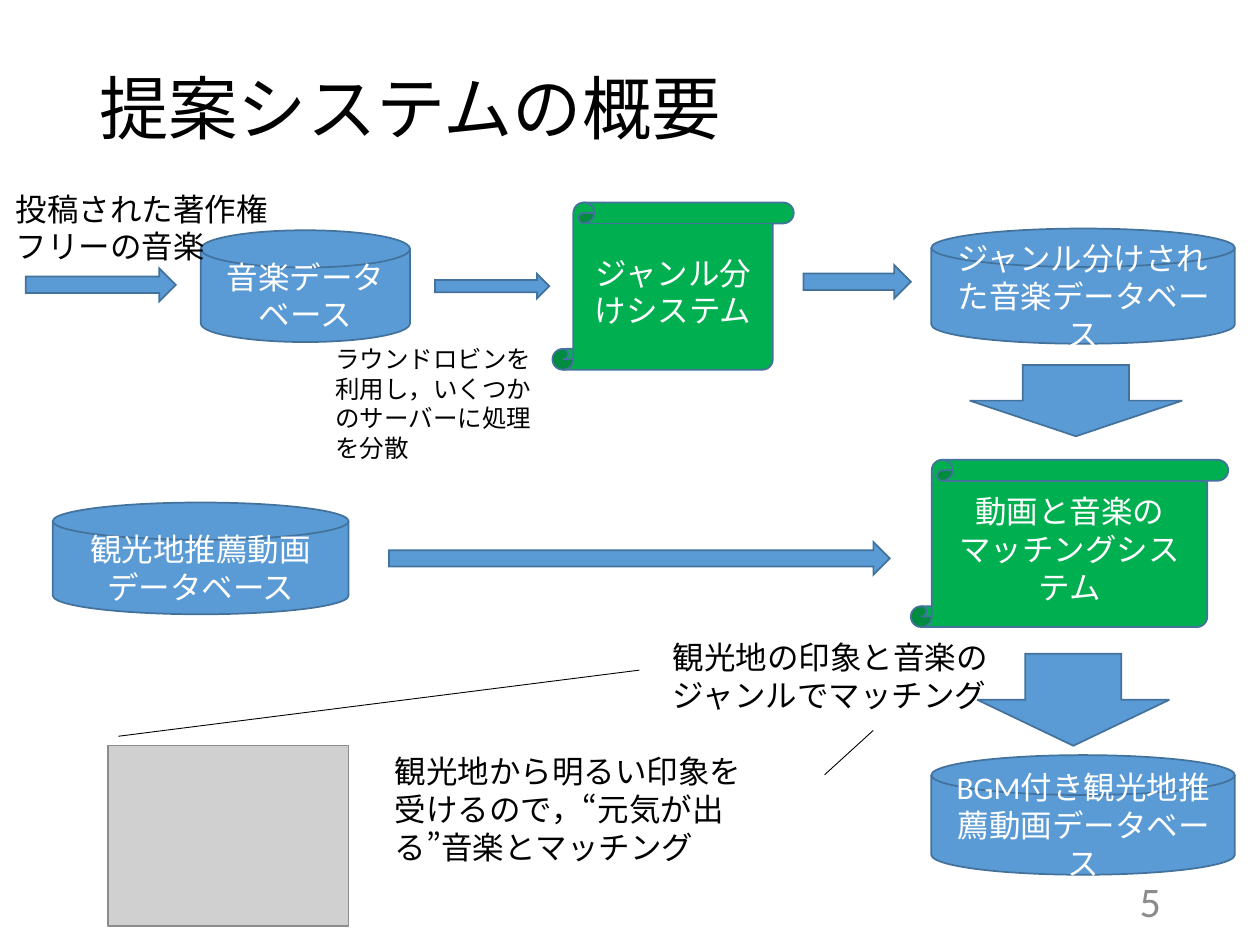
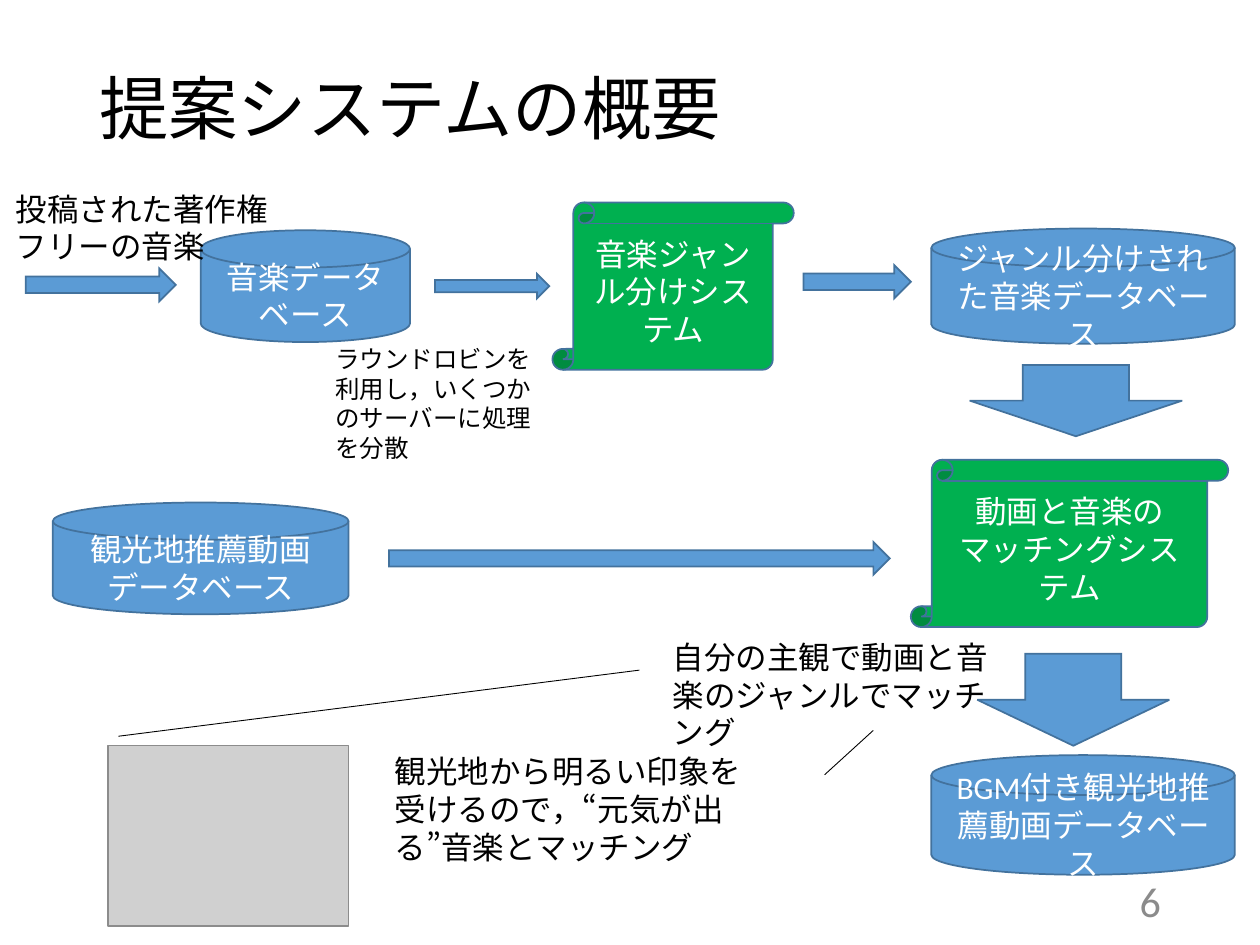
Before and after one commit to kait-takanolab/1821144-yoshii-thesis, a slide deck: slide 6 of 発表用スライド/1821144_yoshii_thesis.pptx (slide 5 before the commit). Drawn at 1260x945 pixels with LibreOffice and Linux fonts; fonts in the diff are those of the drawing; grey boxes stand for pictures. Boxes give left, top, right and bottom in pixels: in the first picture for what was removed or moved away, otherwise in the second. Text is boxed around its words. In the diff, an @@ line names an element or a change of style, - is before the commit and + after.

```diff
--- a/発表用スライド/1821144_yoshii_thesis.pptx
+++ b/発表用スライド/1821144_yoshii_thesis.pptx
@@ text in vertical scroll at (594, 239, 752, 343): text changed @@
-ジャンル分けシステム
+音楽ジャンル分けシステム
@@ text at (673, 642, 988, 746): text changed @@
-観光地の印象と音楽のジャンルでマッチング
+自分の主観で動画と音楽のジャンルでマッチング
@@ page number at (1140, 888, 1161, 917): text changed @@
-5
+6
```
Also in this commit, not shown: 4 other slides changed, 3 slides added, 1 other file.
